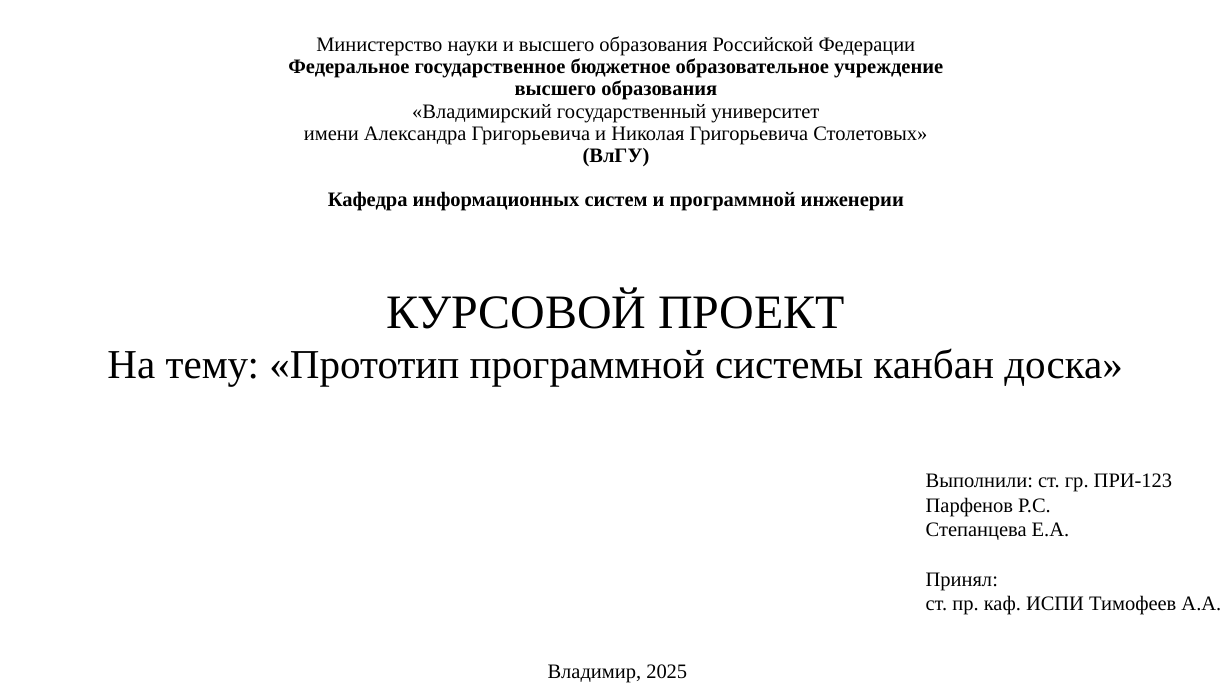
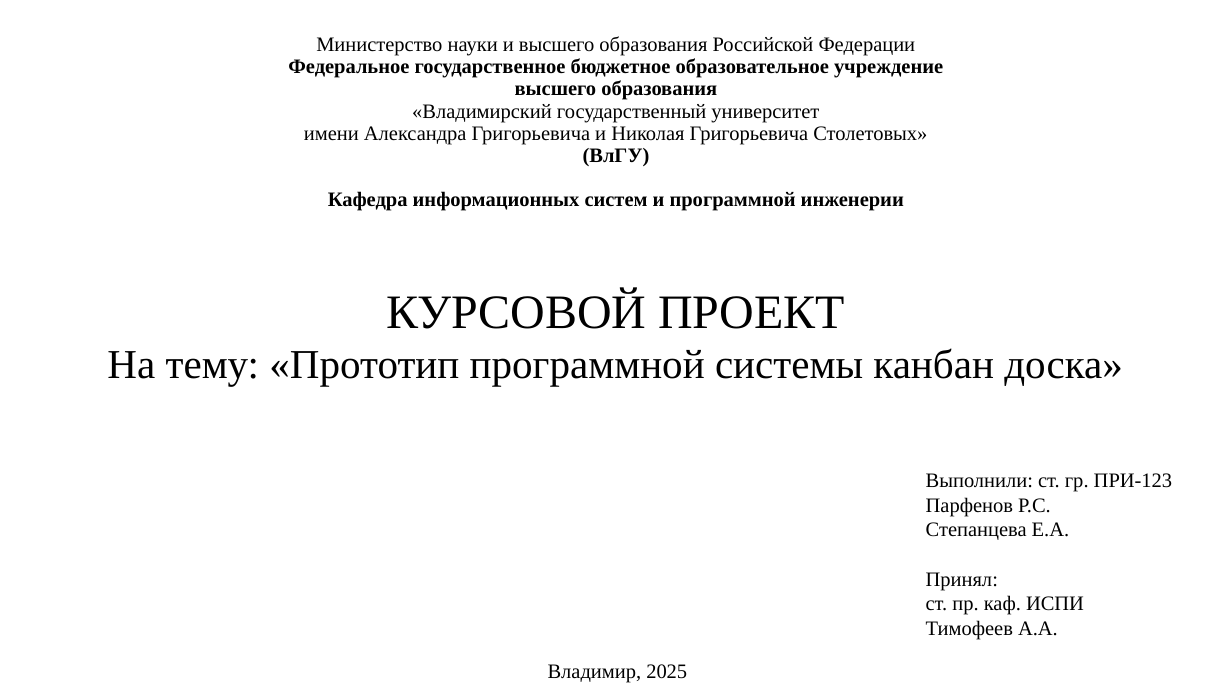
Before and after one commit to r0mbaa/Kanban-Board, a slide deck: slide 1 of Paperwork/РПС_Презентация_к_проекту.pptx. Drawn at 1232x693 pixels with LibreOffice and Linux fonts; fonts in the diff are those of the drawing. Boxes give left, top, right and bottom in pixels: in the first picture for what was removed or moved away, otherwise in the second. Text is boxed around its words. In the diff, an @@ line names an element or a change of style, - is before the commit and + after.

```diff
--- a/Paperwork/РПС_Презентация_к_проекту.pptx
+++ b/Paperwork/РПС_Презентация_к_проекту.pptx
@@ text at box(926, 595, 1084, 640): text changed @@
-ст. пр. каф. ИСПИ Тимофеев А.А.
+ст. пр. каф. ИСПИ
+Тимофеев А.А.
```
Also in this commit, not shown: 9 other slides changed.
